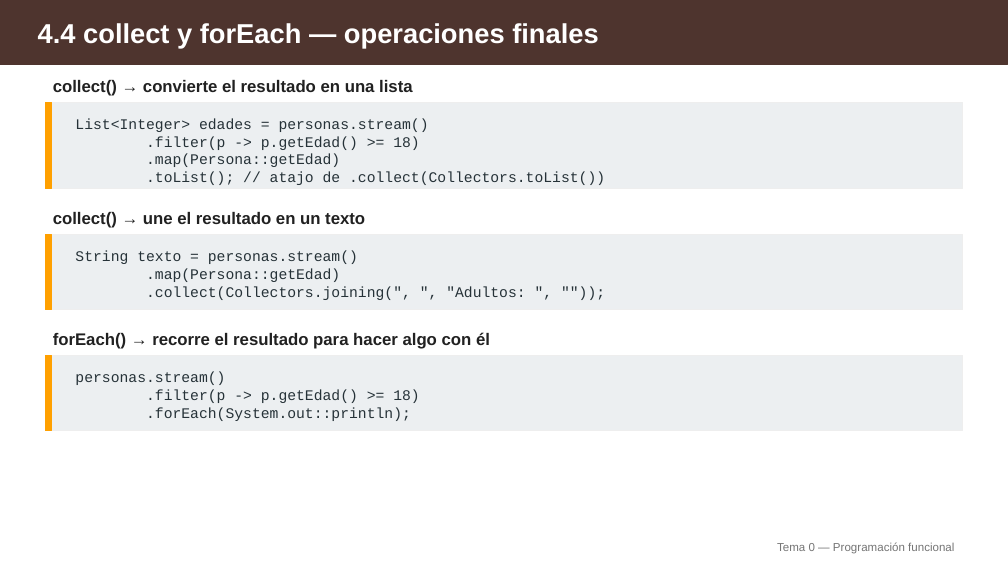
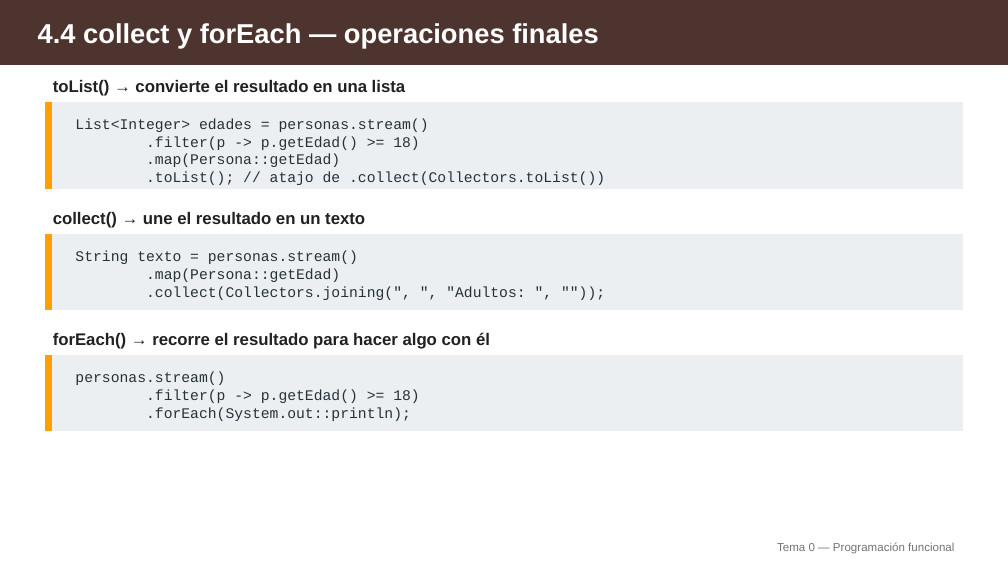
Before and after one commit to aitorventura/programacion-servicios-procesos, a slide deck: slide 13 of docs/tema0/diapositivas/04-programacion-funcional.pptx. Drawn at 1008x567 pixels with LibreOffice and Linux fonts; fonts in the diff are those of the drawing. Boxes give left, top, right and bottom in pixels: in the first picture for what was removed or moved away, otherwise in the second. Text is boxed around its words. In the diff, an @@ line names an element or a change of style, - is before the commit and + after.

```diff
--- a/docs/tema0/diapositivas/04-programacion-funcional.pptx
+++ b/docs/tema0/diapositivas/04-programacion-funcional.pptx
@@ text at bbox=[53, 80, 406, 96]: text changed @@
-collect() → convierte el resultado en una lista
+toList() → convierte el resultado en una lista
```
Also in this commit, not shown: 5 other files.
